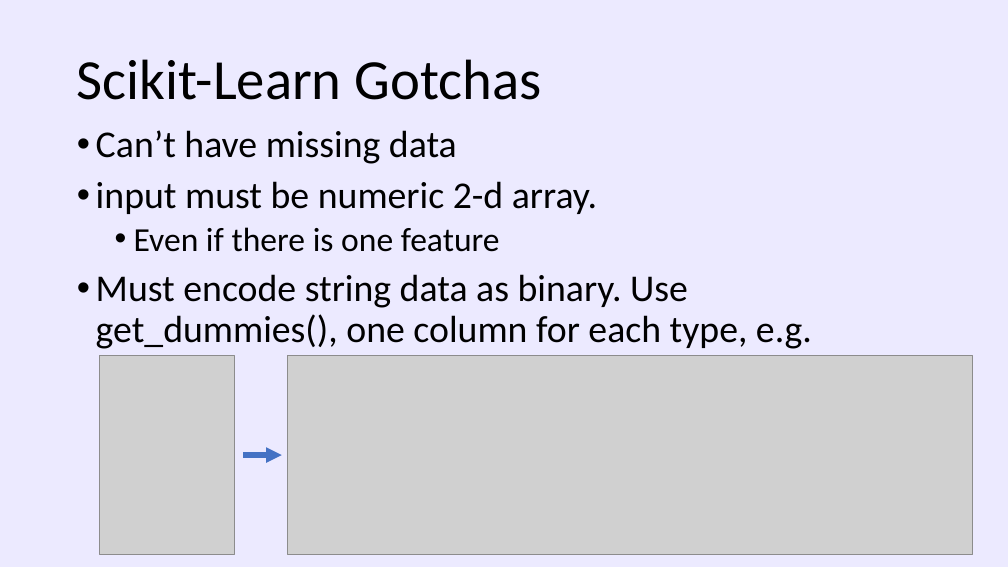
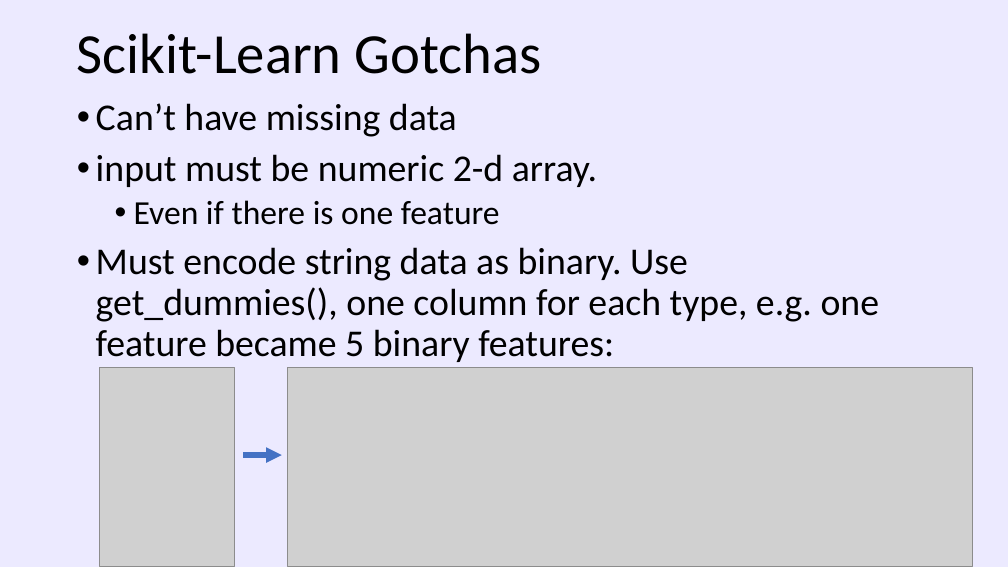
Before and after one commit to DataSciencePros/data_science_workshop, a slide deck: slide 10 of slides/intro to machine learning with scikit-learn.pptx. Drawn at 1008x567 pixels with LibreOffice and Linux fonts; fonts in the diff are those of the drawing; grey boxes stand for pictures. Boxes give left, top, right and bottom in pixels: in the first picture for what was removed or moved away, otherwise in the second. Text is boxed around its words. In the diff, an @@ line names an element or a change of style, - is before the commit and + after.

```diff
--- a/slides/intro to machine learning with scikit-learn.pptx
+++ b/slides/intro to machine learning with scikit-learn.pptx
@@ title "Scikit-Learn Gotchas": place and size @@
-title "Scikit-Learn Gotchas" at bbox=[77, 59, 542, 100]
+title "Scikit-Learn Gotchas" at bbox=[77, 33, 542, 74]
@@ text "Can’t have missing data": place and size @@
-text "Can’t have missing data" at bbox=[96, 130, 812, 349]
+text "Can’t have missing data" at bbox=[96, 103, 880, 362]
@@ text at bbox=[96, 247, 880, 362]: text changed @@
-• Must encode string data as binary. Use get_dummies(), one column for each type, e.g.
+• Must encode string data as binary. Use get_dummies(), one column for each type, e.g. one feature became 5 binary features:
@@ picture: place and size @@
-picture at bbox=[100, 355, 234, 555]
+picture at bbox=[100, 368, 234, 567]
@@ picture: place and size @@
-picture at bbox=[288, 355, 973, 555]
+picture at bbox=[288, 368, 973, 567]
```
Also in this commit, not shown: 2 other slides changed, 2 slides added, 2 slides removed, 1 other file.
